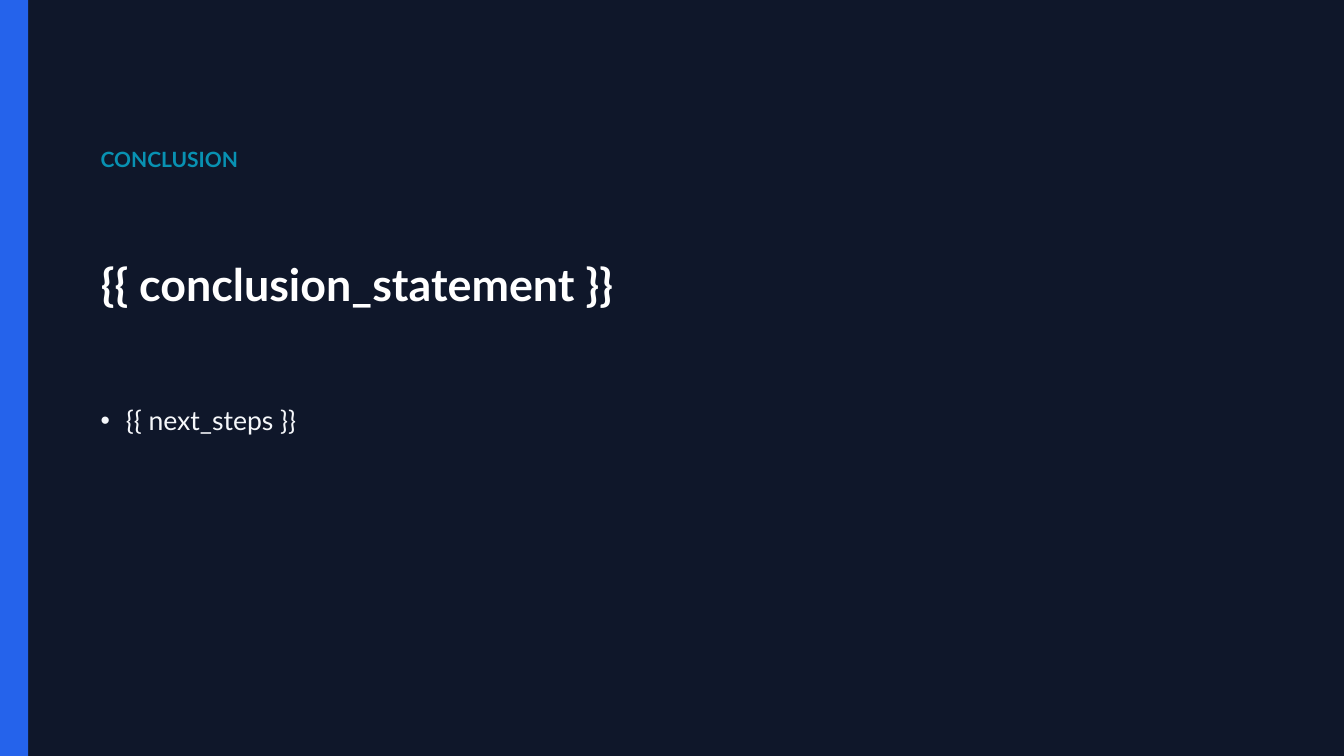
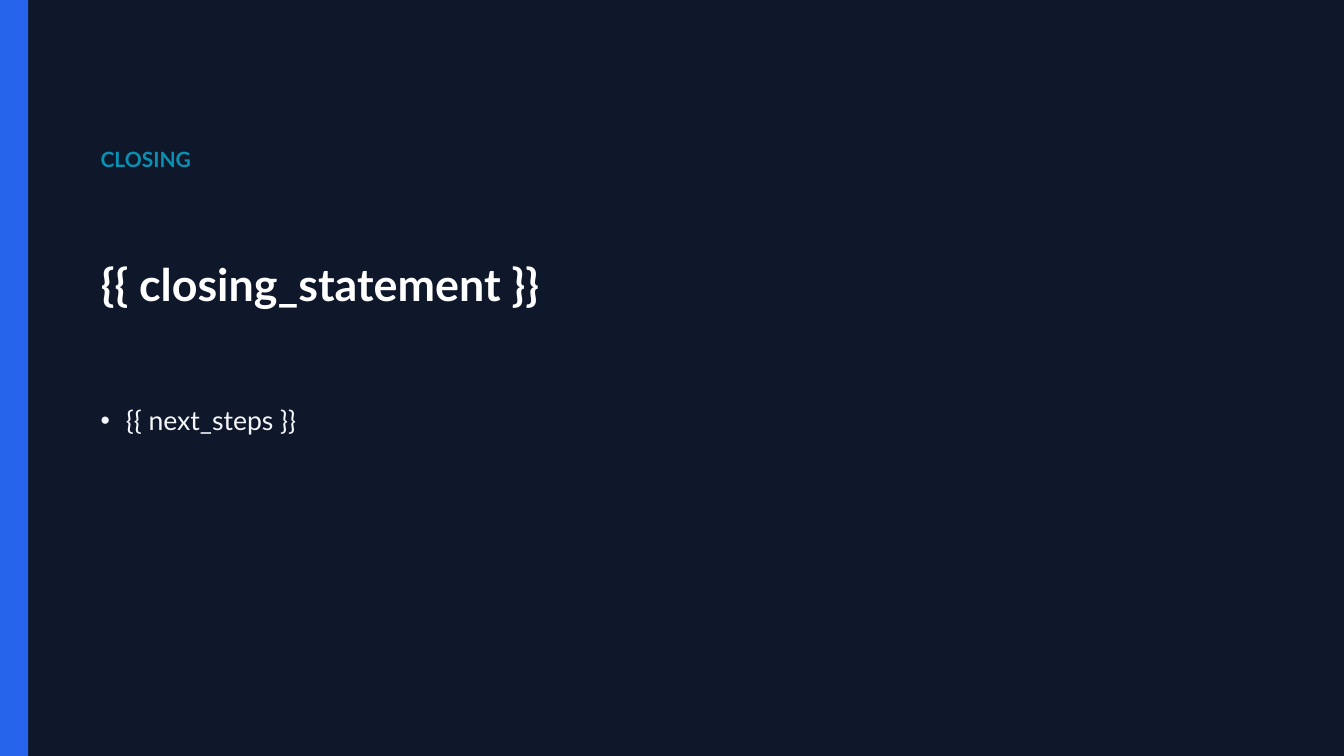
Before and after one commit to DolfusNegunda/doc_skills, a slide deck: slide 14 of building-document-templates/registry/_builtin/report_out/template.pptx (slide 7 before the commit). Drawn at 1344x756 pixels with LibreOffice and Linux fonts; fonts in the diff are those of the drawing. Boxes give left, top, right and bottom in pixels: in the first picture for what was removed or moved away, otherwise in the second. Text is boxed around its words. In the diff, an @@ line names an element or a change of style, - is before the commit and + after.

```diff
--- a/building-document-templates/registry/_builtin/report_out/template.pptx
+++ b/building-document-templates/registry/_builtin/report_out/template.pptx
@@ text at (101,151,191,167): text changed @@
-CONCLUSION
+CLOSING
@@ title at (139,267,501,309): text changed @@
-{{ conclusion_statement }}
+{{ closing_statement }}
```
Also in this commit, not shown: 3 other slides changed, 10 slides added, 3 slides removed, 13 other files.
